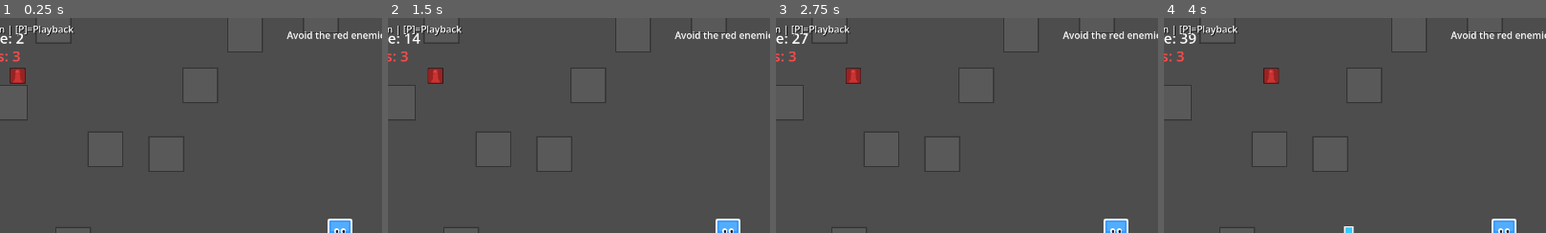
Above: before the commit, frames 1-4 (left to right).
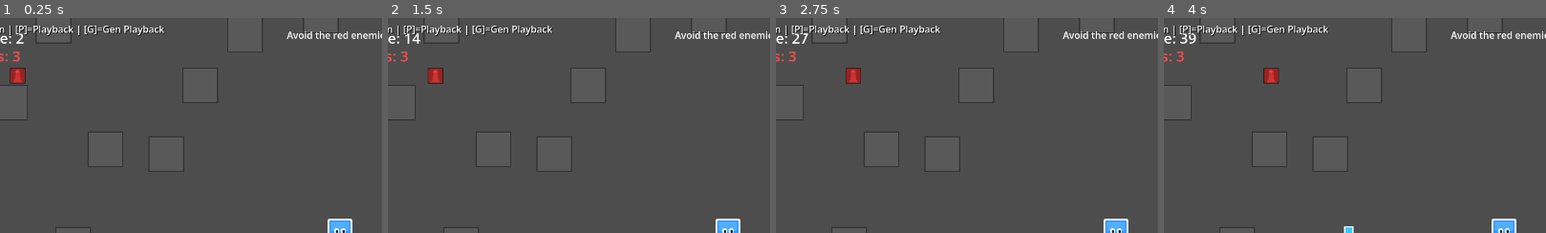
Above: after the commit, the same moments.

Repository: aryavolkan/evolve
Game: Godot game, scene res://main.tscn
The game is run twice, just before and just after one commit, with the same random seed, the same clock (stepped at 60 frames per second) and the same inputs.
Inputs:
- Up to frame 1 (0.25 s): no input
- Up to frame 2 (1.5 s): tap Enter (ui_accept) at 0.5, 0.77, 1.07 s; hold D (shoot_right) 0.53-1.28 s; hold G 0.53-1.28 s; tap H at 0.8, 1.35 s; hold S (shoot_down) from 1.28 s (still down)
- Up to frame 3 (2.75 s): tap Enter (ui_accept) at 1.52, 1.55, 1.82, 2.1 s; release S (shoot_down) at 2.03 s; hold D (shoot_right) from 2.03 s (still down); hold G from 2.03 s (still down)
- Up to frame 4 (4 s): release D (shoot_right) at 2.78 s; release G at 2.78 s; hold W (shoot_up) 2.78-3.53 s; tap G at 2.85 s; tap Enter (ui_accept) at 3.02, 3.32, 3.77, 3.8 s; tap H at 3.05 s; hold A (shoot_left) from 3.53 s (still down); hold H from 3.53 s (still down)
The pictures show only the part of the screen within x 6-56%, y 0-50%; the shares and areas given below are measured in that part.

The runs differ from the first frame. In frame 1, 0.5% of the frame differs, in the area x 20-44%, y 3-9%; in frame 2, 0.5%; in frame 3, 0.5%; in frame 4, 0.5%.

Commit message:
Fix slow powerup, add generation playback, increase kill/powerup rewards
- Fix slow enemies powerup: now properly slows chess-piece movement by
  increasing move_cooldown and move_duration (not just speed property)
- Add apply_slow/remove_slow methods to enemy.gd
- Add generation playback mode (G key): watch AI evolution across gens
- Save per-generation best networks during training
- Increase scoring rewards to incentivize AI learning:
  - Kill rewards: 10x multiplier (pawn=10, queen=90)
  - Powerup collection: 50 pts (was 10)
  - Screen clear bonus: 100 pts (was 25)
- Lower AI controller thresholds to allow subtle movements
- Add 5x movement scaling for tanh outputs

Co-Authored-By: Claude Opus 4.5 <noreply@anthropic.com>

Diff:
--- a/ai/ai_controller.gd
+++ b/ai/ai_controller.gd
@@ -19,8 +19,8 @@
 const OUT_SHOOT_RIGHT := 5
 
 # Thresholds
-const SHOOT_THRESHOLD := 0.3
-const MOVE_DEADZONE := 0.1
+const SHOOT_THRESHOLD := 0.0  # Shoot if any direction is positive
+const MOVE_DEADZONE := 0.01   # Very small deadzone to allow subtle movements
 
 
 func _init(p_network = null) -> void:
@@ -49,8 +49,8 @@
 	var inputs: PackedFloat32Array = sensor.get_inputs()
 	var outputs: PackedFloat32Array = network.forward(inputs)
 
-	# Movement direction
-	var move_dir := Vector2(outputs[OUT_MOVE_X], outputs[OUT_MOVE_Y])
+	# Movement direction (scale up small outputs since tanh outputs are often small)
+	var move_dir := Vector2(outputs[OUT_MOVE_X], outputs[OUT_MOVE_Y]) * 5.0  # Scale factor
 	if move_dir.length() < MOVE_DEADZONE:
 		move_dir = Vector2.ZERO
 	elif move_dir.length() > 1.0:
--- a/ai/evolution.gd
+++ b/ai/evolution.gd
@@ -171,6 +171,14 @@
 		all_time_best_network.save_to_file(path)
 
 
+func save_generation_best(base_path: String) -> void:
+	## Save the best network for the current generation.
+	## Creates files like user://gen_001.nn, user://gen_002.nn, etc.
+	if best_network:
+		var gen_path := base_path.replace(".nn", "_gen_%03d.nn" % generation)
+		best_network.save_to_file(gen_path)
+
+
 func load_best(path: String) -> void:
 	## Load a network and set it as the best.
 	var net = NeuralNetworkScript.load_from_file(path)
--- a/enemy.gd
+++ b/enemy.gd
@@ -12,11 +12,13 @@
 # Movement state
 var move_timer: float = 0.0
 var move_cooldown: float = 0.8
+var base_move_cooldown: float = 0.8  # Store original cooldown for slow effect
 var is_moving: bool = false
 var move_target: Vector2
 var move_start: Vector2
 var move_progress: float = 0.0
-const MOVE_DURATION: float = 0.3
+var move_duration: float = 0.3  # Changed from const to allow slowing
+var base_move_duration: float = 0.3  # Store original for slow effect
 
 # Chess piece textures
 var PIECE_TEXTURES = {
@@ -47,6 +49,7 @@
 	var config = TYPE_CONFIG[type]
 	point_value = config["points"]
 	move_cooldown = config["cooldown"]
+	base_move_cooldown = move_cooldown  # Store original
 	speed *= config["speed_mult"]
 
 	# Update collision shape (duplicate to avoid sharing between instances)
@@ -66,7 +69,7 @@
 
 	if is_moving:
 		# Animate the move
-		move_progress += delta / MOVE_DURATION
+		move_progress += delta / move_duration
 		if move_progress >= 1.0:
 			position = move_target
 			is_moving = false
@@ -189,3 +192,17 @@
 
 func get_point_value() -> int:
 	return point_value
+
+
+func apply_slow(multiplier: float) -> void:
+	## Apply slow effect - increases cooldown and move duration (slower movement)
+	move_cooldown = base_move_cooldown / multiplier  # Higher cooldown = slower
+	move_duration = base_move_duration / multiplier  # Longer animation = slower
+	speed *= multiplier
+
+
+func remove_slow(multiplier: float) -> void:
+	## Remove slow effect - restore original timing
+	move_cooldown = base_move_cooldown
+	move_duration = base_move_duration
+	speed /= multiplier
--- a/headless_trainer.gd
+++ b/headless_trainer.gd
@@ -199,6 +199,7 @@
 
 	# Auto-save
 	evolution.save_best(BEST_NETWORK_PATH)
+	evolution.save_generation_best(BEST_NETWORK_PATH)  # Save per-generation best
 	evolution.save_population(POPULATION_PATH)
 
 
--- a/main.gd
+++ b/main.gd
@@ -17,9 +17,10 @@
 var training_manager: Node
 var ai_status_label: Label
 
-# Bonus points (chess piece values used for kills)
-const POWERUP_COLLECT_BONUS: int = 10
-const SCREEN_CLEAR_BONUS: int = 25
+# Bonus points - made significant so AI learns to prioritize kills and power-ups
+const POWERUP_COLLECT_BONUS: int = 50      # Was 10 - now worth 5 seconds of survival
+const SCREEN_CLEAR_BONUS: int = 100        # Was 25 - big reward for clearing screen
+const KILL_MULTIPLIER: int = 10            # Multiply chess piece values (1-9 -> 10-90)
 
 # Chess piece types for spawning
 enum ChessPiece { PAWN, KNIGHT, BISHOP, ROOK, QUEEN }
@@ -117,10 +118,6 @@
 	var enemy = enemy_scene.instantiate()
 	enemy.speed = get_scaled_enemy_speed()
 
-	# Apply slow if active
-	if slow_active:
-		enemy.speed *= SLOW_MULTIPLIER
-
 	# Chess piece type (weighted: pawns common, higher pieces rarer)
 	# As difficulty increases, better pieces spawn more often
 	var type_roll = randf()
@@ -147,6 +144,10 @@
 	enemy.position = pos
 	add_child(enemy)
 
+	# Apply slow after adding to tree (so apply_type_config has run)
+	if slow_active:
+		enemy.apply_slow(SLOW_MULTIPLIER)
+
 func spawn_powerup() -> void:
 	var powerup = powerup_scene.instantiate()
 
@@ -202,8 +203,9 @@
 			clear_all_enemies()
 
 func _on_enemy_killed(pos: Vector2, points: int = 1) -> void:
-	score += points
-	spawn_floating_text("+%d" % points, Color(1, 1, 0, 1), pos)
+	var bonus = points * KILL_MULTIPLIER  # Scale up kill rewards (pawn=10, queen=90)
+	score += bonus
+	spawn_floating_text("+%d" % bonus, Color(1, 1, 0, 1), pos)
 
 func spawn_floating_text(text: String, color: Color, pos: Vector2) -> void:
 	var floating = floating_text_scene.instantiate()
@@ -226,7 +228,7 @@
 	if not slow_active:
 		var enemies = get_tree().get_nodes_in_group("enemy")
 		for enemy in enemies:
-			enemy.speed *= SLOW_MULTIPLIER
+			enemy.apply_slow(SLOW_MULTIPLIER)
 	slow_active = true
 	player.activate_slow_effect(POWERUP_DURATION)
 
@@ -235,7 +237,7 @@
 		slow_active = false
 		var enemies = get_tree().get_nodes_in_group("enemy")
 		for enemy in enemies:
-			enemy.speed /= SLOW_MULTIPLIER
+			enemy.remove_slow(SLOW_MULTIPLIER)
 
 func clear_all_enemies() -> void:
 	player.trigger_screen_clear_effect()
@@ -243,11 +245,11 @@
 	var total_points = 0
 	for enemy in enemies:
 		if enemy.has_method("get_point_value"):
-			total_points += enemy.get_point_value()
-		else:
-			total_points += 1
+			total_points += enemy.get_point_value() * KILL_MULTIPLIER
+		else:
+			total_points += KILL_MULTIPLIER
 		enemy.queue_free()
-	# Bonus points for screen clear (piece values + flat bonus)
+	# Bonus points for screen clear (scaled piece values + flat bonus)
 	if total_points > 0:
 		total_points += SCREEN_CLEAR_BONUS
 		score += total_points
@@ -420,6 +422,21 @@
 			training_manager.stop_training()
 		elif training_manager.get_mode() == training_manager.Mode.PLAYBACK:
 			training_manager.stop_playback()
+		elif training_manager.get_mode() == training_manager.Mode.GENERATION_PLAYBACK:
+			training_manager.stop_playback()
+
+	elif Input.is_physical_key_pressed(KEY_G):
+		if not _key_just_pressed("gen_playback"):
+			return
+		if training_manager.get_mode() == training_manager.Mode.GENERATION_PLAYBACK:
+			training_manager.stop_playback()
+		else:
+			training_manager.start_generation_playback()
+
+	# SPACE to advance generation playback (only when game over)
+	if training_manager.get_mode() == training_manager.Mode.GENERATION_PLAYBACK:
+		if Input.is_action_just_pressed("ui_accept") and game_over:
+			training_manager.advance_generation_playback()
 
 
 var _pressed_keys: Dictionary = {}
@@ -453,6 +470,12 @@
 	elif mode_str == "PLAYBACK":
 		ai_status_label.text = "PLAYBACK | Watching best AI\n[P]=Stop [H]=Human"
 		ai_status_label.add_theme_color_override("font_color", Color.CYAN)
+	elif mode_str == "GENERATION_PLAYBACK":
+		ai_status_label.text = "GENERATION %d/%d\n[SPACE]=Next [G]=Restart [H]=Human" % [
+			stats.get("playback_generation", 1),
+			stats.get("max_playback_generation", 1)
+		]
+		ai_status_label.add_theme_color_override("font_color", Color.GREEN)
 	else:
-		ai_status_label.text = "[T]=Train | [P]=Playback"
+		ai_status_label.text = "[T]=Train | [P]=Playback | [G]=Gen Playback"
 		ai_status_label.add_theme_color_override("font_color", Color.WHITE)
--- a/training_manager.gd
+++ b/training_manager.gd
@@ -6,7 +6,7 @@
 signal training_status_changed(status: String)
 signal stats_updated(stats: Dictionary)
 
-enum Mode { HUMAN, TRAINING, PLAYBACK }
+enum Mode { HUMAN, TRAINING, PLAYBACK, GENERATION_PLAYBACK }
 
 var current_mode: Mode = Mode.HUMAN
 
@@ -34,6 +34,11 @@
 var generation: int = 0
 var best_fitness: float = 0.0
 var all_time_best: float = 0.0
+
+# Generation playback state
+var playback_generation: int = 1
+var max_playback_generation: int = 1
+var generation_networks: Array = []  # Array of loaded networks
 
 
 # Preloaded scripts
@@ -177,6 +182,62 @@
 	training_status_changed.emit("Playback stopped")
 
 
+func start_generation_playback() -> void:
+	## Play back all generations starting from gen 1.
+	if not main_scene:
+		push_error("Training manager not initialized")
+		return
+
+	# Find all generation networks
+	generation_networks.clear()
+	var gen := 1
+	while true:
+		var path := BEST_NETWORK_PATH.replace(".nn", "_gen_%03d.nn" % gen)
+		var network = NeuralNetworkScript.load_from_file(path)
+		if not network:
+			break
+		generation_networks.append(network)
+		print("Loaded gen %d network: input=%d hidden=%d output=%d weights=%d" % [
+			gen, network.input_size, network.hidden_size, network.output_size,
+			network.get_weights().size()
+		])
+		gen += 1
+
+	if generation_networks.is_empty():
+		push_error("No generation networks found")
+		training_status_changed.emit("No generation networks found")
+		return
+
+	max_playback_generation = generation_networks.size()
+	playback_generation = 1
+
+	current_mode = Mode.GENERATION_PLAYBACK
+	Engine.time_scale = 1.0
+
+	ai_controller.set_network(generation_networks[0])
+	player.enable_ai_control(true)
+
+	reset_game()
+	training_status_changed.emit("Generation playback started")
+	print("Playing back generation 1 of %d" % max_playback_generation)
+
+
+func advance_generation_playback() -> void:
+	## Move to the next generation in playback.
+	if playback_generation >= max_playback_generation:
+		# Finished all generations
+		main_scene.game_over_label.text = "ALL GENERATIONS COMPLETE\n\nPress [G] to restart\nPress [H] for human mode"
+		main_scene.game_over_label.visible = true
+		player.enable_ai_control(false)
+		return
+
+	playback_generation += 1
+	ai_controller.set_network(generation_networks[playback_generation - 1])
+	player.enable_ai_control(true)
+	reset_game()
+	print("Playing back generation %d of %d" % [playback_generation, max_playback_generation])
+
+
 func load_individual(index: int) -> void:
 	## Load a network for evaluation.
 	var network = evolution.get_individual(index)
@@ -221,6 +282,8 @@
 	player.activate_invincibility(1.0)
 
 
+var _debug_frame_count: int = 0
+
 func _physics_process(delta: float) -> void:
 	if current_mode == Mode.HUMAN:
 		return
@@ -228,11 +291,29 @@
 	# Get AI action and apply to player
 	var action: Dictionary = ai_controller.get_action()
 	player.set_ai_action(action.move_direction, action.shoot_direction)
+
+	# Debug: print first few frames of output
+	_debug_frame_count += 1
+	if _debug_frame_count <= 3 and current_mode == Mode.GENERATION_PLAYBACK:
+		var inputs = ai_controller.get_inputs()
+		var outputs = ai_controller.get_outputs()
+		# Print first 10 inputs (ray data) and player state
+		print("Frame %d: inputs[0:10]=%s state=%s" % [
+			_debug_frame_count,
+			[inputs[0], inputs[1], inputs[2], inputs[3], inputs[4], inputs[5], inputs[6], inputs[7], inputs[8], inputs[9]],
+			[inputs[64], inputs[65], inputs[66], inputs[67], inputs[68], inputs[69]]
+		])
+		print("  outputs=%s move=%s shoot=%s" % [
+			[outputs[0], outputs[1], outputs[2], outputs[3], outputs[4], outputs[5]],
+			action.move_direction, action.shoot_direction
+		])
 
 	if current_mode == Mode.TRAINING:
 		_process_training(delta)
 	elif current_mode == Mode.PLAYBACK:
 		_process_playback()
+	elif current_mode == Mode.GENERATION_PLAYBACK:
+		_process_generation_playback()
 
 
 func _process_training(delta: float) -> void:
@@ -270,6 +351,15 @@
 		main_scene.game_over_label.text = "GAME OVER\nFinal Score: %d\n\nPress [P] to replay\nPress [H] for human mode" % int(main_scene.score)
 		main_scene.game_over_label.visible = true
 		# Stop AI control but stay in playback mode so user can see the result
+		player.enable_ai_control(false)
+
+
+func _process_generation_playback() -> void:
+	## Handle generation playback mode - show result, then advance to next generation.
+	if main_scene.game_over:
+		# Show generation result
+		main_scene.game_over_label.text = "GENERATION %d\nScore: %d\n\nPress [SPACE] for next gen\nPress [H] for human mode" % [playback_generation, int(main_scene.score)]
+		main_scene.game_over_label.visible = true
 		player.enable_ai_control(false)
 
 
@@ -296,7 +386,9 @@
 		"max_eval_time": max_eval_time,
 		"best_fitness": best_fitness,
 		"all_time_best": all_time_best,
-		"current_score": main_scene.score if main_scene else 0.0
+		"current_score": main_scene.score if main_scene else 0.0,
+		"playback_generation": playback_generation,
+		"max_playback_generation": max_playback_generation
 	}
 
 
Not shown, changed: CLAUDE.md
